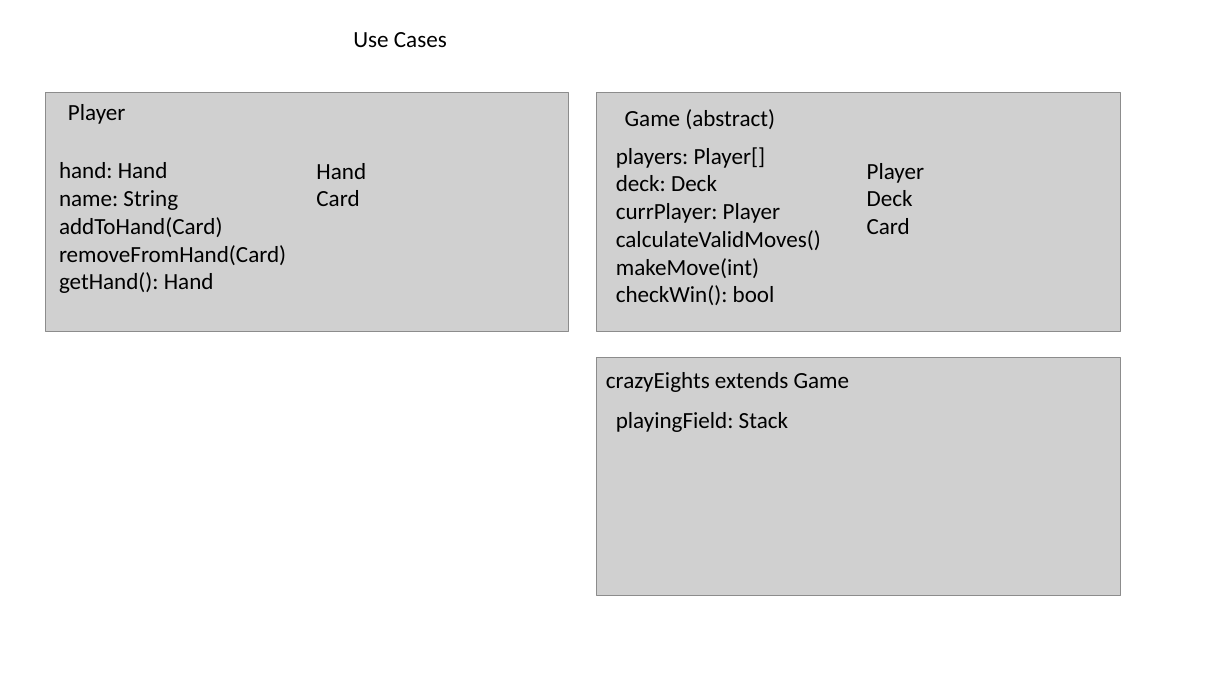
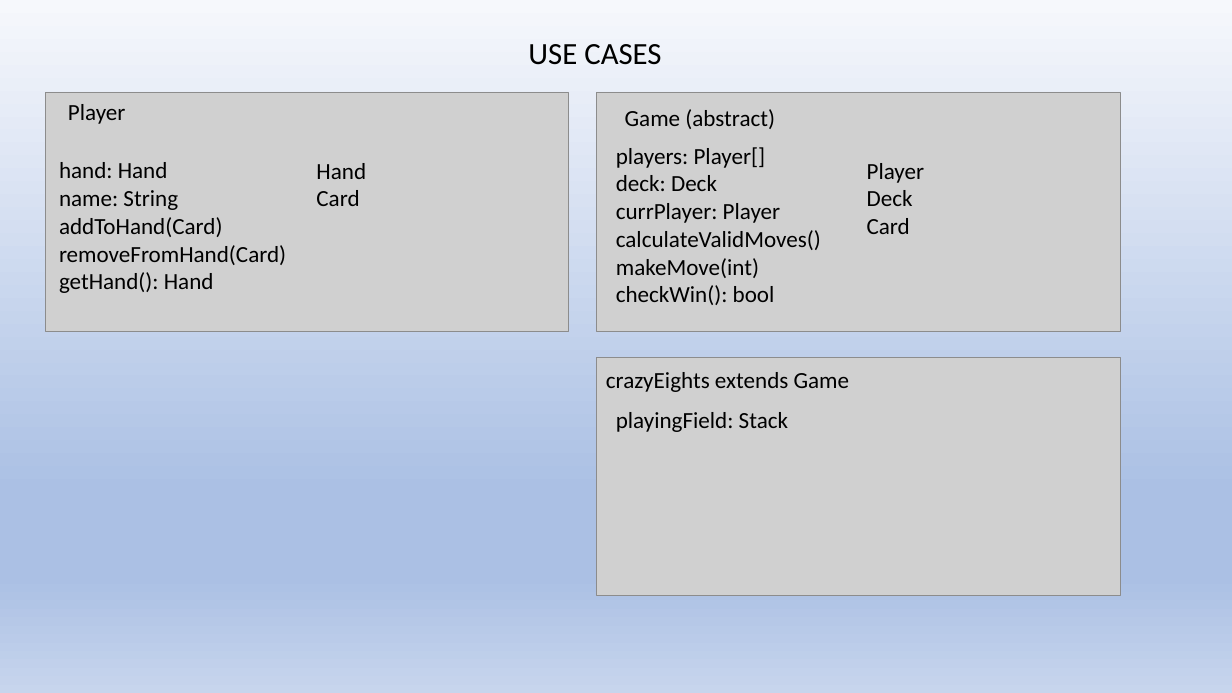
Before and after one commit to CSC207-UofT/course-project-the-losers-club, a slide deck: slide 2 of phase0/crccards.pptx. Drawn at 1232x693 pixels with LibreOffice and Linux fonts; fonts in the diff are those of the drawing; grey boxes stand for pictures. Boxes give left, top, right and bottom in pixels: in the first picture for what was removed or moved away, otherwise in the second. Text is boxed around its words. In the diff, an @@ line names an element or a change of style, - is before the commit and + after.

```diff
--- a/phase0/crccards.pptx
+++ b/phase0/crccards.pptx
@@ background #FFFFFF to gradient #F6F8FC to #ABC0E4 to #C7D5ED @@
@@ text at box(528, 44, 661, 65): text changed; size 18 to 24 pt @@
-Use Cases
+USE CASES
```
Also in this commit, not shown: 2 other slides changed.
